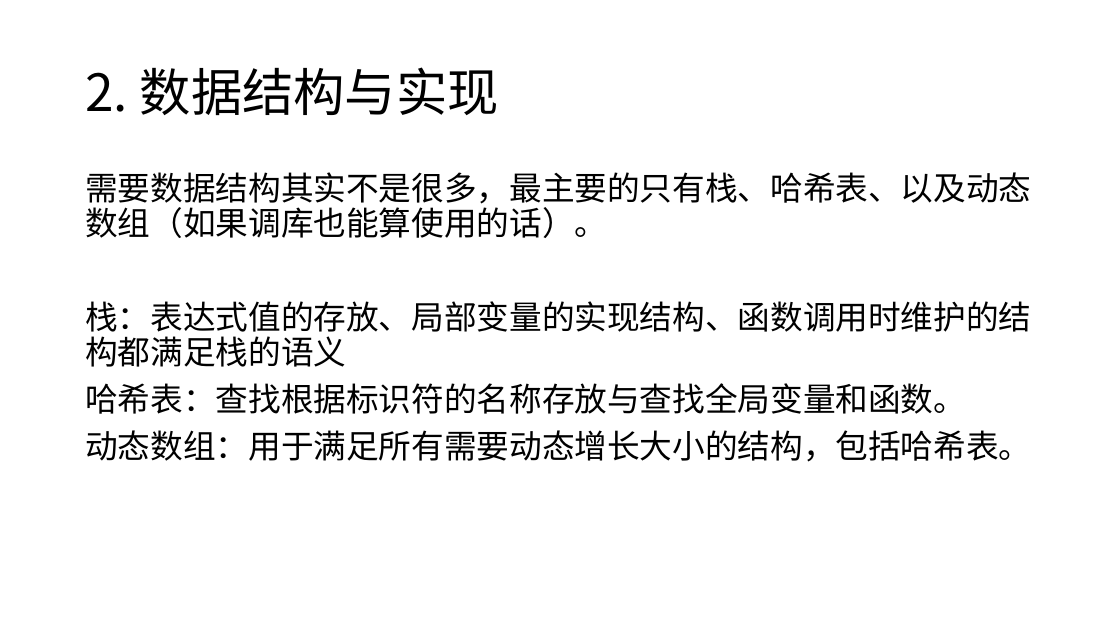
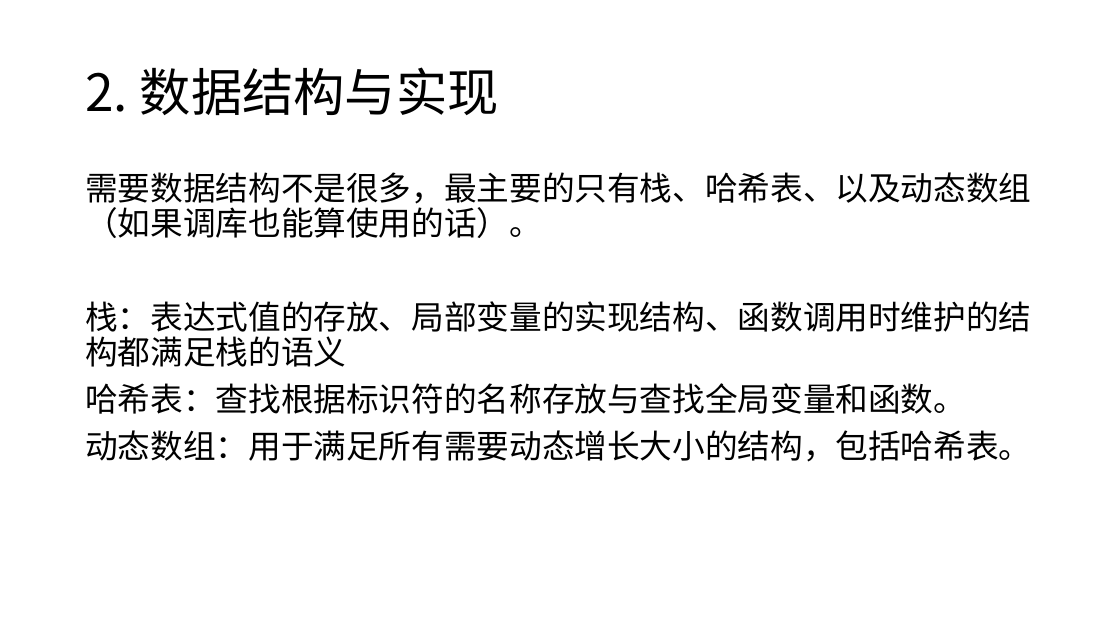
Before and after one commit to Blackteaxx/PythonDataAnalyze, a slide deck: slide 5 of Blakcteaxx/Clox.pptx. Drawn at 1120x630 pixels with LibreOffice and Linux fonts; fonts in the diff are those of the drawing. Boxes give left, top, right and bottom in pixels: in the first picture for what was removed or moved away, otherwise in the second. Text is boxed around its words. In the diff, an @@ line names an element or a change of style, - is before the commit and + after.

```diff
--- a/Blakcteaxx/Clox.pptx
+++ b/Blakcteaxx/Clox.pptx
@@ text at [85, 172, 1031, 238]: text changed @@
-需要数据结构其实不是很多，最主要的只有栈、哈希表、以及动态数组（如果调库也能算使用的话）。
+需要数据结构不是很多，最主要的只有栈、哈希表、以及动态数组（如果调库也能算使用的话）。
```
Also in this commit, not shown: 17 other slides changed, 2 slides added, 2 slides removed, 20 other files.
